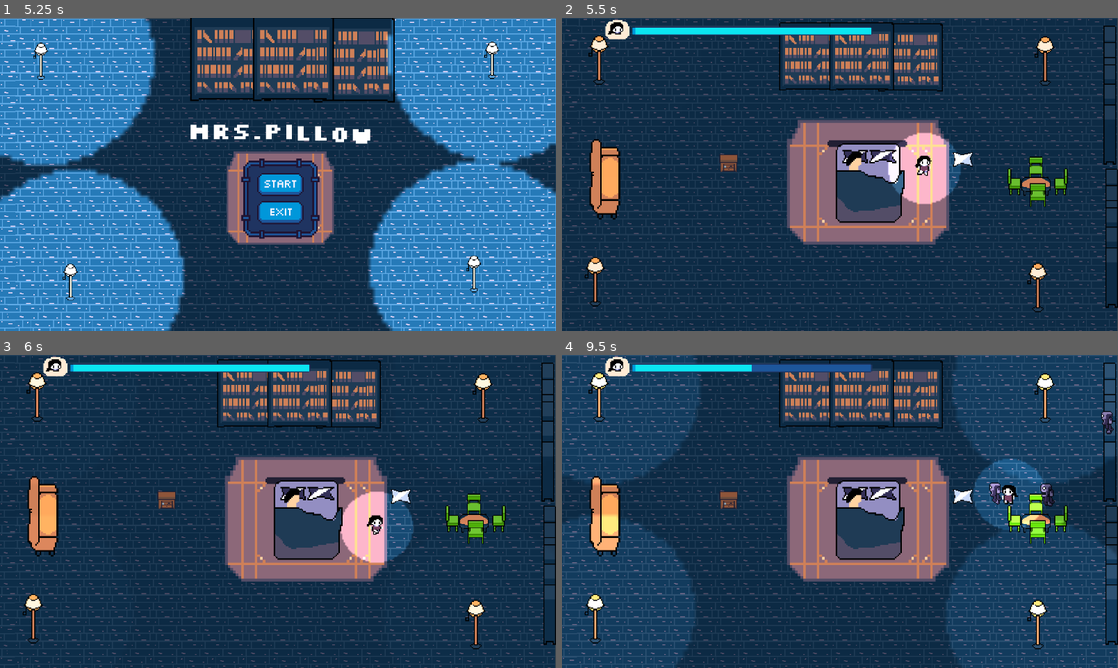
Above: before the commit, frames 1-4 (two rows, left to right).
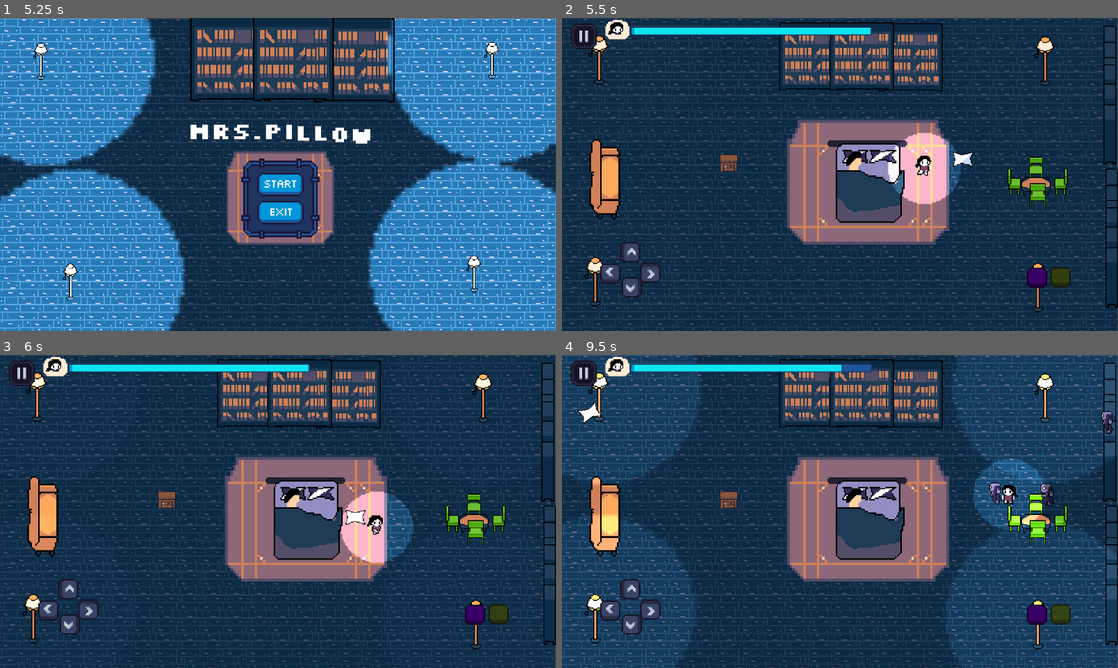
Above: after the commit, the same moments.

Repository: Micro-Jam/pillow_time
Game: Godot game, scene res://scenes/menu/menu.tscn
Same seed, same stepped clock (60 frames per second), same inputs: the game is played once before the commit and once after it.
Inputs (mouse positions are in pixels of both pictures, inside the frame that each line leads up to):
- Up to frame 1 (5.25 s): tap Enter (ui_accept) at 0.5, 0.77, 1.52, 3.02, 3.77, 4.52 s; move the mouse to (400, 158) at 0.52 s; hold D (right) 0.53-1.28 s; right-click (400, 158) at 0.6 s; click (400, 158) at 0.8 s; move the mouse to (166, 190) at 1.27 s; hold S (down) 1.28-2.03 s; click (166, 190) at 1.35 s; right-click (166, 190) at 1.55 s; move the mouse to (333, 105) at 2.02 s; hold D (right) 2.03-2.78 s; right-click (333, 105) at 2.1 s; click (333, 105) at 2.3 s; move the mouse to (250, 237) at 2.77 s; hold W (up) 2.78-3.53 s; click (250, 237) at 2.85 s; right-click (250, 237) at 3.05 s; move the mouse to (444, 221) at 3.52 s; hold F 3.53-4.28 s; hold A (left) 3.53-5.03 s; click (444, 221) at 3.8 s; tap Escape (pause) at 4.15 s; move the mouse to (111, 127) at 4.27 s; tap Q at 4.35 s; click (111, 127) at 4.42 s; right-click (111, 127) at 4.55 s; move the mouse to (305, 174) at 5.02 s; hold S (down) from 5.03 s (still down); tap Space at 5.1 s
- Up to frame 2 (5.5 s): keep holding S (down); click (867, 174) at 5.3 s
- Up to frame 3 (6 s): move the mouse to (194, 433) at 5.77 s; release S (down) at 5.78 s; hold D (right) from 5.78 s (still down); right-click (194, 433) at 5.85 s; click (194, 433) at 5.92 s
- Up to frame 4 (9.5 s): tap Enter (ui_accept) at 6.02, 6.77, 7.52, 9.02 s; move the mouse to (962, 495) at 6.52 s; release D (right) at 6.53 s; hold W (up) 6.53-7.28 s; click (962, 495) at 6.6 s; move the mouse to (728, 527) at 7.27 s; hold D (right) 7.28-8.03 s; right-click (728, 527) at 7.35 s; click (728, 527) at 7.42 s; move the mouse to (895, 442) at 8.02 s; hold S (down) 8.03-8.78 s; click (895, 442) at 8.1 s; move the mouse to (812, 574) at 8.77 s; hold A (left) from 8.78 s (still down); tap F at 8.85 s; click (812, 574) at 8.92 s; right-click (812, 574) at 9.05 s

Frame 1 is identical in both runs. In frame 2, 1.5% of the frame differs, in the area x 1-92%, y 1-90%; in frame 3, 1.7%; in frame 4, 2.2%.

Commit message:
mobile_ctrl

Diff:
--- a/project.godot
+++ b/project.godot
@@ -72,6 +72,10 @@
 ]
 }
 
+[input_devices]
+
+pointing/emulate_touch_from_mouse=true
+
 [layer_names]
 
 2d_physics/layer_1="world"
--- a/scenes/bed/bed.tscn
+++ b/scenes/bed/bed.tscn
@@ -40,6 +40,57 @@
 [sub_resource type="RectangleShape2D" id="RectangleShape2D_kq6xy"]
 size = Vector2(135, 77.5)
 
+[sub_resource type="Animation" id="Animation_y56na"]
+length = 0.001
+tracks/0/type = "value"
+tracks/0/imported = false
+tracks/0/enabled = true
+tracks/0/path = NodePath("PointLight2D:energy")
+tracks/0/interp = 1
+tracks/0/loop_wrap = true
+tracks/0/keys = {
+"times": PackedFloat32Array(0),
+"transitions": PackedFloat32Array(1),
+"update": 0,
+"values": [1.0]
+}
+tracks/1/type = "value"
+tracks/1/imported = false
+tracks/1/enabled = true
+tracks/1/path = NodePath("PointLight2D3:energy")
+tracks/1/interp = 1
+tracks/1/loop_wrap = true
+tracks/1/keys = {
+"times": PackedFloat32Array(0),
+"transitions": PackedFloat32Array(1),
+"update": 0,
+"values": [5.0]
+}
+tracks/2/type = "value"
+tracks/2/imported = false
+tracks/2/enabled = true
+tracks/2/path = NodePath("PointLight2D4:energy")
+tracks/2/interp = 1
+tracks/2/loop_wrap = true
+tracks/2/keys = {
+"times": PackedFloat32Array(0),
+"transitions": PackedFloat32Array(1),
+"update": 0,
+"values": [5.0]
+}
+tracks/3/type = "value"
+tracks/3/imported = false
+tracks/3/enabled = true
+tracks/3/path = NodePath("PointLight2D2:energy")
+tracks/3/interp = 1
+tracks/3/loop_wrap = true
+tracks/3/keys = {
+"times": PackedFloat32Array(0),
+"transitions": PackedFloat32Array(1),
+"update": 0,
+"values": [5.0]
+}
+
 [sub_resource type="Animation" id="Animation_y4w6k"]
 resource_name = "gloom"
 length = 10.0
@@ -93,57 +144,6 @@
 "values": [0.0, 5.0]
 }
 
-[sub_resource type="Animation" id="Animation_y56na"]
-length = 0.001
-tracks/0/type = "value"
-tracks/0/imported = false
-tracks/0/enabled = true
-tracks/0/path = NodePath("PointLight2D:energy")
-tracks/0/interp = 1
-tracks/0/loop_wrap = true
-tracks/0/keys = {
-"times": PackedFloat32Array(0),
-"transitions": PackedFloat32Array(1),
-"update": 0,
-"values": [1.0]
-}
-tracks/1/type = "value"
-tracks/1/imported = false
-tracks/1/enabled = true
-tracks/1/path = NodePath("PointLight2D3:energy")
-tracks/1/interp = 1
-tracks/1/loop_wrap = true
-tracks/1/keys = {
-"times": PackedFloat32Array(0),
-"transitions": PackedFloat32Array(1),
-"update": 0,
-"values": [5.0]
-}
-tracks/2/type = "value"
-tracks/2/imported = false
-tracks/2/enabled = true
-tracks/2/path = NodePath("PointLight2D4:energy")
-tracks/2/interp = 1
-tracks/2/loop_wrap = true
-tracks/2/keys = {
-"times": PackedFloat32Array(0),
-"transitions": PackedFloat32Array(1),
-"update": 0,
-"values": [5.0]
-}
-tracks/3/type = "value"
-tracks/3/imported = false
-tracks/3/enabled = true
-tracks/3/path = NodePath("PointLight2D2:energy")
-tracks/3/interp = 1
-tracks/3/loop_wrap = true
-tracks/3/keys = {
-"times": PackedFloat32Array(0),
-"transitions": PackedFloat32Array(1),
-"update": 0,
-"values": [5.0]
-}
-
 [sub_resource type="AnimationLibrary" id="AnimationLibrary_7wkt6"]
 _data = {
 "RESET": SubResource("Animation_y56na"),
@@ -344,7 +344,6 @@
 
 [node name="CollisionShape2D5" type="CollisionShape2D" parent="StaticBody2D"]
 position = Vector2(438.75, 1.25)
-scale = Vector2(1, 1)
 shape = SubResource("RectangleShape2D_kq6xy")
 
 [node name="PointLight2D" type="PointLight2D" parent="."]
--- a/scenes/objects/pillow.gd
+++ b/scenes/objects/pillow.gd
@@ -39,6 +39,6 @@
 
 
 func _on_hit_box_body_entered(body: Node2D) -> void:
-	player.health +=5
+	player.health +=2
 	cam.shake(1,1)
 	body.queue_free()
--- a/scenes/objects/pillow.tscn
+++ b/scenes/objects/pillow.tscn
@@ -7,7 +7,7 @@
 radius = 5.0
 
 [sub_resource type="CircleShape2D" id="CircleShape2D_ql7q6"]
-radius = 52.0096
+radius = 213.115
 
 [sub_resource type="RectangleShape2D" id="RectangleShape2D_mrfbu"]
 size = Vector2(38, 28)
--- a/scenes/player/player.gd
+++ b/scenes/player/player.gd
@@ -12,9 +12,10 @@
 @onready var sprite: Sprite2D = $Sprite2D
 @onready var animated_sprite_2d: AnimatedSprite2D = $AnimatedSprite2D
 
+var dir
 
 func _physics_process(delta: float) -> void:
-	var dir =  Input.get_vector("left","right","up","down")
+	dir =  Input.get_vector("left","right","up","down")
 	velocity = dir *speed
 	move_and_slide()
 	#print(point_collected)
@@ -28,11 +29,11 @@
 		animated_sprite_2d.flip_h = false
 
 func _on_timer_timeout() -> void:
-	health -=5
+	health -=2
 
 
 func _on_hurt_body_entered(body: Node2D) -> void:
-	health -=15
+	health -=2
 
 func _input(event: InputEvent) -> void:
 	if Input.is_action_just_pressed("pause"):
--- a/scenes/player/player.tscn
+++ b/scenes/player/player.tscn
@@ -9,6 +9,10 @@
 [ext_resource type="Texture2D" uid="uid://cre2vjaax12y1" path="res://final_assets/ui/bar_emp.png" id="5_t1nlr"]
 [ext_resource type="Texture2D" uid="uid://j6bsgcwq3jof" path="res://final_assets/ui/bar_fill.png" id="6_efmwu"]
 [ext_resource type="Texture2D" uid="uid://bja3iw6vn3ta" path="res://final_assets/ui/player.png" id="7_4evnu"]
+[ext_resource type="Texture2D" uid="uid://fbgw58p6cybn" path="res://final_assets/ui/left.png" id="8_eio6t"]
+[ext_resource type="Texture2D" uid="uid://b5ml2ew3y2qm2" path="res://final_assets/ui/pick.png" id="9_8sroo"]
+[ext_resource type="Texture2D" uid="uid://dlscujv8ihjnt" path="res://final_assets/ui/throw.png" id="10_5t7rf"]
+[ext_resource type="Texture2D" uid="uid://c6vxyjnfwxpar" path="res://final_assets/ui/men.png" id="11_ki6kb"]
 
 [sub_resource type="AtlasTexture" id="AtlasTexture_e1byp"]
 atlas = ExtResource("2_cn5cg")
@@ -127,6 +131,7 @@
 
 [node name="TextureRect" type="TextureRect" parent="CanvasLayer/Control"]
 texture_filter = 1
+layout_mode = 0
 offset_left = 48.0
 offset_top = -48.0
 offset_right = 88.0
@@ -137,6 +142,7 @@
 
 [node name="TextureProgressBar" type="TextureProgressBar" parent="CanvasLayer/Control"]
 texture_filter = 1
+layout_mode = 0
 offset_left = 119.0
 offset_top = -18.0
 offset_right = 619.0
@@ -144,7 +150,61 @@
 value = 100.0
 texture_under = ExtResource("5_t1nlr")
 texture_progress = ExtResource("6_efmwu")
-texture_progress_offset = Vector2(0, 2.695)
+texture_progress_offset = Vector2(-2.205, 2.695)
+
+[node name="down" type="TouchScreenButton" parent="CanvasLayer/Control"]
+texture_filter = 1
+position = Vector2(88, 556)
+rotation = -1.5708
+scale = Vector2(3, 3)
+texture_normal = ExtResource("8_eio6t")
+action = "down"
+
+[node name="up" type="TouchScreenButton" parent="CanvasLayer/Control"]
+texture_filter = 1
+position = Vector2(144, 417)
+rotation = 1.5708
+scale = Vector2(3, 3)
+texture_normal = ExtResource("8_eio6t")
+action = "up"
+
+[node name="right" type="TouchScreenButton" parent="CanvasLayer/Control"]
+texture_filter = 1
+position = Vector2(189, 522)
+rotation = 3.14159
+scale = Vector2(3, 3)
+texture_normal = ExtResource("8_eio6t")
+action = "right"
+
+[node name="left" type="TouchScreenButton" parent="CanvasLayer/Control"]
+texture_filter = 1
+position = Vector2(40, 464)
+scale = Vector2(3, 3)
+texture_normal = ExtResource("8_eio6t")
+action = "left"
+
+[node name="pick" type="TouchScreenButton" parent="CanvasLayer/Control"]
+modulate = Color(1, 0, 1, 1)
+texture_filter = 1
+position = Vector2(933, 479)
+scale = Vector2(3, 3)
+texture_normal = ExtResource("9_8sroo")
+action = "pick"
+
+[node name="throw" type="TouchScreenButton" parent="CanvasLayer/Control"]
+modulate = Color(1, 1, 0, 1)
+texture_filter = 1
+position = Vector2(982, 478)
+scale = Vector2(3, 3)
+texture_normal = ExtResource("10_5t7rf")
+action = "throw"
+
+[node name="pause" type="TouchScreenButton" parent="CanvasLayer/Control"]
+texture_filter = 1
+position = Vector2(-30, -45)
+scale = Vector2(3, 3)
+texture_normal = ExtResource("11_ki6kb")
+action = "pause"
 
 [node name="Timer" type="Timer" parent="."]
 autostart = true
Binary file added: final_assets/ui/left.png
Not shown, added: final_assets/ui/left.png.import
Binary file added: final_assets/ui/men.png
Not shown, added: final_assets/ui/men.png.import
Binary file added: final_assets/ui/pick.png
Not shown, added: final_assets/ui/pick.png.import
Binary file added: final_assets/ui/throw.png
Not shown, added: final_assets/ui/throw.png.import
Not shown: 1 places in scenes/player/player.tscn that only renumber resources
